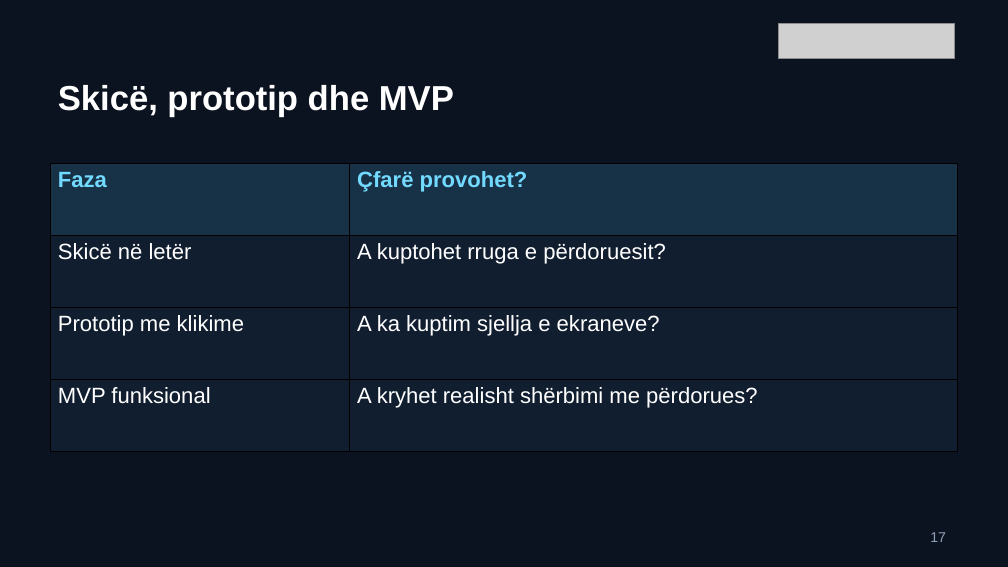
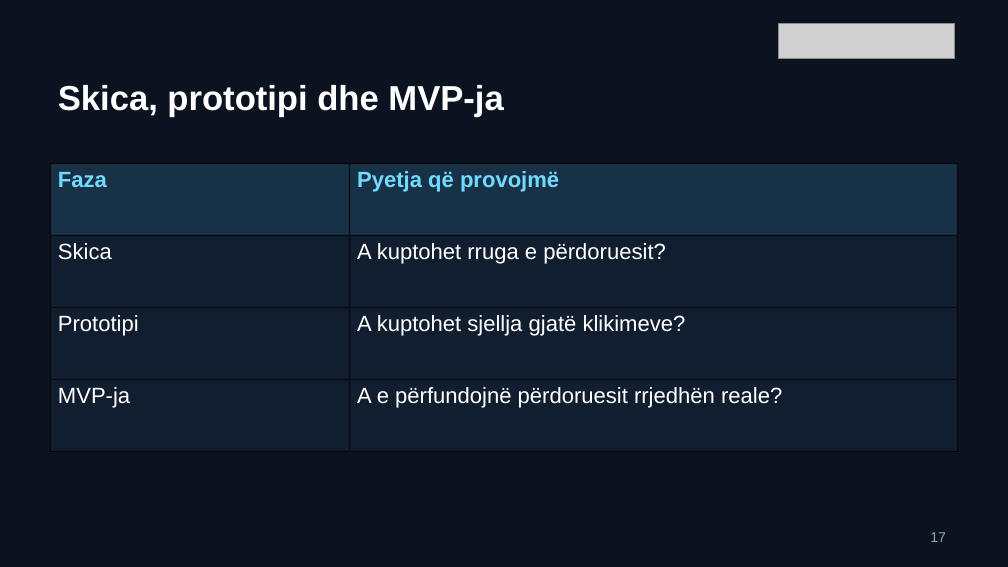
Before and after one commit to arbenl/arbenl.github.io, a slide deck: slide 17 of lendet/2026-2027/mobile/lectures/ligjerata-02-rideshare-ideja-mvp-2026.pptx. Drawn at 1008x567 pixels with LibreOffice and Linux fonts; fonts in the diff are those of the drawing; grey boxes stand for pictures. Boxes give left, top, right and bottom in pixels: in the first picture for what was removed or moved away, otherwise in the second. Text is boxed around its words. In the diff, an @@ line names an element or a change of style, - is before the commit and + after.

```diff
--- a/lendet/2026-2027/mobile/lectures/ligjerata-02-rideshare-ideja-mvp-2026.pptx
+++ b/lendet/2026-2027/mobile/lectures/ligjerata-02-rideshare-ideja-mvp-2026.pptx
@@ text at (x1=58, y1=85, x2=503, y2=117): text changed @@
-Skicë, prototip dhe MVP
+Skica, prototipi dhe MVP-ja
@@ table at (x1=51, y1=164, x2=958, y2=451) @@
-row 1, column 2: Çfarë provohet?
+row 1, column 2: Pyetja që provojmë
-row 2, column 1: Skicë në letër
+row 2, column 1: Skica
-row 3, column 1: Prototip me klikime
+row 3, column 1: Prototipi
-row 3, column 2: A ka kuptim sjellja e ekraneve?
+row 3, column 2: A kuptohet sjellja gjatë klikimeve?
-row 4, column 1: MVP funksional
+row 4, column 1: MVP-ja
-row 4, column 2: A kryhet realisht shërbimi me përdorues?
+row 4, column 2: A e përfundojnë përdoruesit rrjedhën reale?
```
Also in this commit, not shown: 5 other slides changed, 16 slides added, 20 slides removed, 15 other files.
